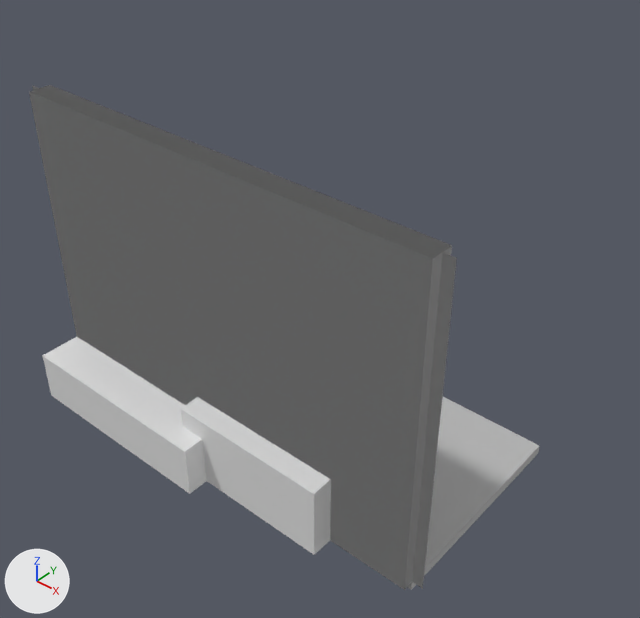
A saved change to the Blender file 3D_craft/assets/renders/scene.blend.
Before and after are seen from a camera (50 mm lens) standing at (6.36, -3.86, 5.71) and looking at (2.27, 0.91, 1.32). The axes (+X, +Y, +Z) are drawn at lower left. The lights are the same throughout.

Names of what the first picture shows: 'Floor', 'bed', 'desk', 'wall1', 'wall2'.
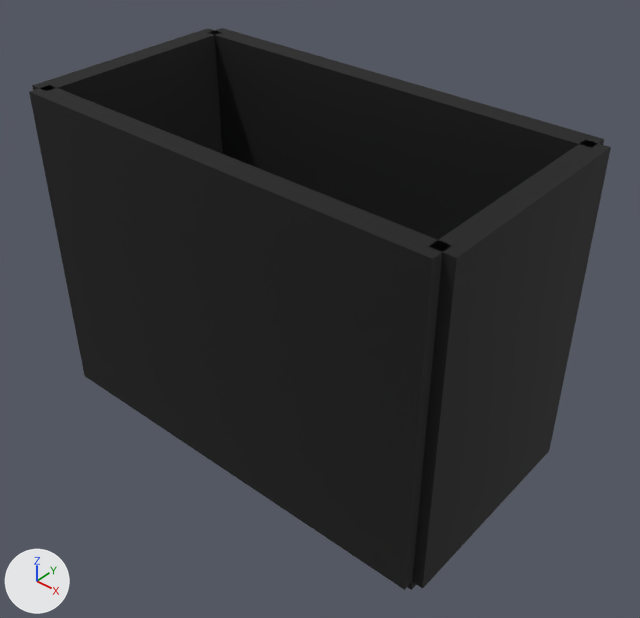
Boxes (x1, y1, x2, y2) around the edits, measured in the pictures (640 x 618 px):
'wall1', recoloured (grey to black): (29, 85, 452, 590) in both
'wall2', recoloured, moved, rescaled (grey to black): before (412, 252, 457, 589); after (412, 140, 611, 589)
'wall3', recoloured, moved (not visible before): after (211, 28, 604, 240)
'bed', moved, rescaled (not visible afterwards): before (42, 337, 207, 494)
'wall4', moved, rescaled: before (33, 86, 39, 90); after (32, 28, 223, 154)
'desk', moved, rescaled (not visible afterwards): before (180, 397, 331, 555)
'Floor', recoloured: (408, 397, 539, 590) in both

Patch to the scene script:
```diff
--- a/3D_craft/assets/renders/scene.blend.py
+++ b/3D_craft/assets/renders/scene.blend.py
@@ mat_mat_wall @@
+mat_mat_wall = principled_material('mat_wall')
+mat_mat_wall.base_color = (0.004, 0.004, 0.004)  # black #0d0d0d
+mat_mat_wall.roughness = 0.8
@@ mat_mat_floor @@
+mat_mat_floor = principled_material('mat_floor')
+mat_mat_floor.base_color = (0.002, 0.002, 0.002)  # black #070707
+mat_mat_floor.roughness = 0.8
@@ me_cube_001 @@
 me_cube_001.from_pydata(...)  # 8 vertices, 6 faces; spans x -1.0..1.0, y -1.0..1.0, z -1.0..1.0
-me_cube_001.materials.append(mat_carpet)  # grey #b7b7b7
+me_cube_001.materials.append(mat_mat_floor)  # black #070707
@@ me_cube_002 @@
 me_cube_002.from_pydata(...)  # 8 vertices, 6 faces; spans x -1.0..1.0, y -1.0..1.0, z -1.0..1.0
-me_cube_002.materials.append(mat_plaster_wall)  # white #ffffff
+me_cube_002.materials.append(mat_mat_wall)  # black #0d0d0d
@@ me_cube_003 @@
 me_cube_003.from_pydata(...)  # 8 vertices, 6 faces; spans x -1.0..1.0, y -1.0..1.0, z -1.0..1.0
-me_cube_003.materials.append(mat_plaster_wall)  # white #ffffff
+me_cube_003.materials.append(mat_mat_wall)  # black #0d0d0d
@@ me_cube_004 @@
 me_cube_004.from_pydata(...)  # 8 vertices, 6 faces; spans x -1.0..1.0, y -1.0..1.0, z -1.0..1.0
-me_cube_004.materials.append(mat_plaster_wall)  # white #ffffff
+me_cube_004.materials.append(mat_mat_wall)  # black #0d0d0d
@@ ob_wall2 @@
 ob_wall2 = bpy.data.objects.new('wall2', me_cube_003)
-ob_wall2.location = (4.0, 0.0, 1.5)
-ob_wall2.scale = (0.1, 0.0, 1.5)
+ob_wall2.location = (4.0, 1.0, 1.5)
+ob_wall2.scale = (0.1, 1.0, 1.5)
@@ ob_wall3 @@
 ob_wall3 = bpy.data.objects.new('wall3', me_cube_004)
-ob_wall3.location = (2.0, 0.0, 1.5)
+ob_wall3.location = (2.0, 2.0, 1.5)
 ob_wall3.scale = (2.0, 0.1, 1.5)
@@ ob_wall4 @@
 ob_wall4 = bpy.data.objects.new('wall4', me_cube_005)
-ob_wall4.location = (0.0, 0.0, 1.5)
-ob_wall4.scale = (0.1, 0.0, 1.5)
+ob_wall4.location = (0.0, 1.0, 1.5)
+ob_wall4.scale = (0.1, 1.0, 1.5)
@@ ob_bed @@
 ob_bed = bpy.data.objects.new('bed', me_cube_006)
-ob_bed.location = (1.0, 0.0, 0.25)
-ob_bed.scale = (1.0, 0.5, 0.25)
+ob_bed.location = (0.9, 0.5, 0.3)
+ob_bed.scale = (0.95, 0.45, 0.3)
@@ ob_desk @@
 ob_desk = bpy.data.objects.new('desk', me_cube_007)
-ob_desk.location = (2.5, 0.0, 0.35)
-ob_desk.scale = (0.75, 0.3, 0.35)
+ob_desk.location = (3.0, 1.3, 0.38)
+ob_desk.scale = (0.6, 0.3, 0.38)
```
